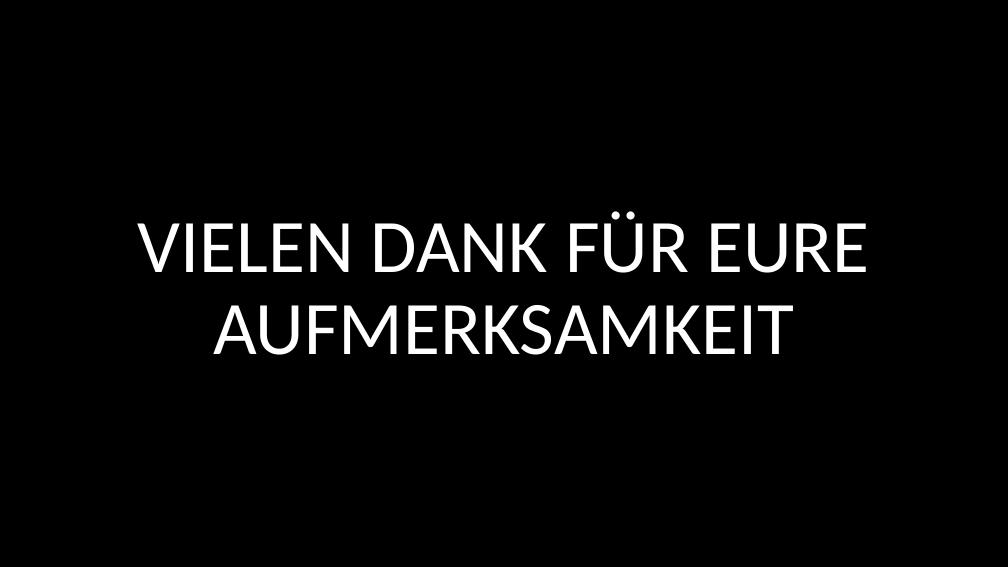
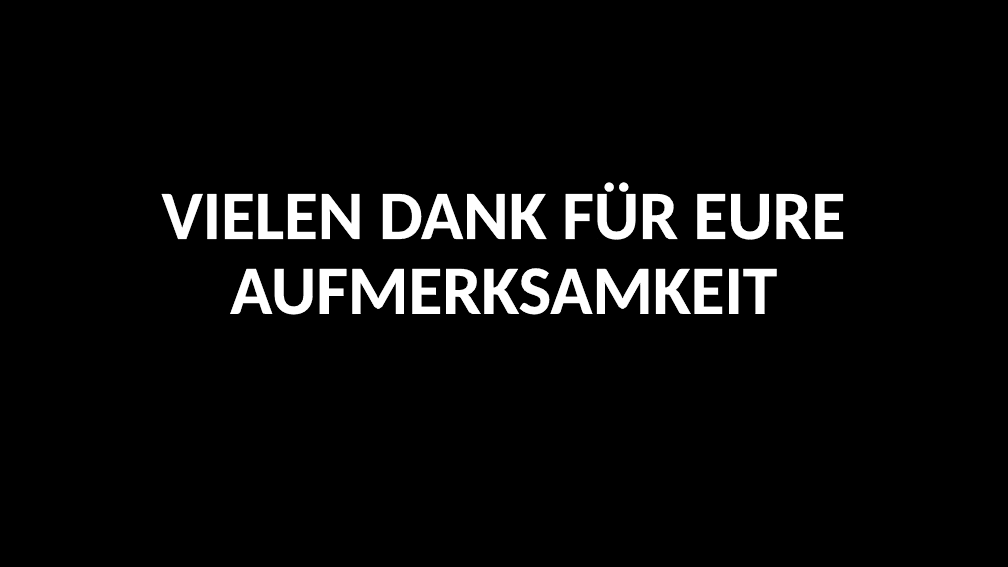
Before and after one commit to ab321/stayfit, a slide deck: slide 4 of powerpoint/stayfit.pptx (slide 3 before the commit). Drawn at 1008x567 pixels with LibreOffice and Linux fonts; fonts in the diff are those of the drawing; background and template pictures are left out. Boxes give left, top, right and bottom in pixels: in the first picture for what was removed or moved away, otherwise in the second. Text is boxed around its words. In the diff, an @@ line names an element or a change of style, - is before the commit and + after.

```diff
--- a/powerpoint/stayfit.pptx
+++ b/powerpoint/stayfit.pptx
@@ title "VIELEN DANK FÜR EURE AUFMERKSAMKEIT": place and size @@
-title "VIELEN DANK FÜR EURE AUFMERKSAMKEIT" at (138,211,869,355)
+title "VIELEN DANK FÜR EURE AUFMERKSAMKEIT" at (162,182,846,315)
@@ title "VIELEN DANK FÜR EURE AUFMERKSAMKEIT" at (162,182,846,315): size 72 to 66 pt, text colour none to #FFFFFF, bold on @@
```
Also in this commit, not shown: 1 other slide changed, 1 slide added, 4 other files.
